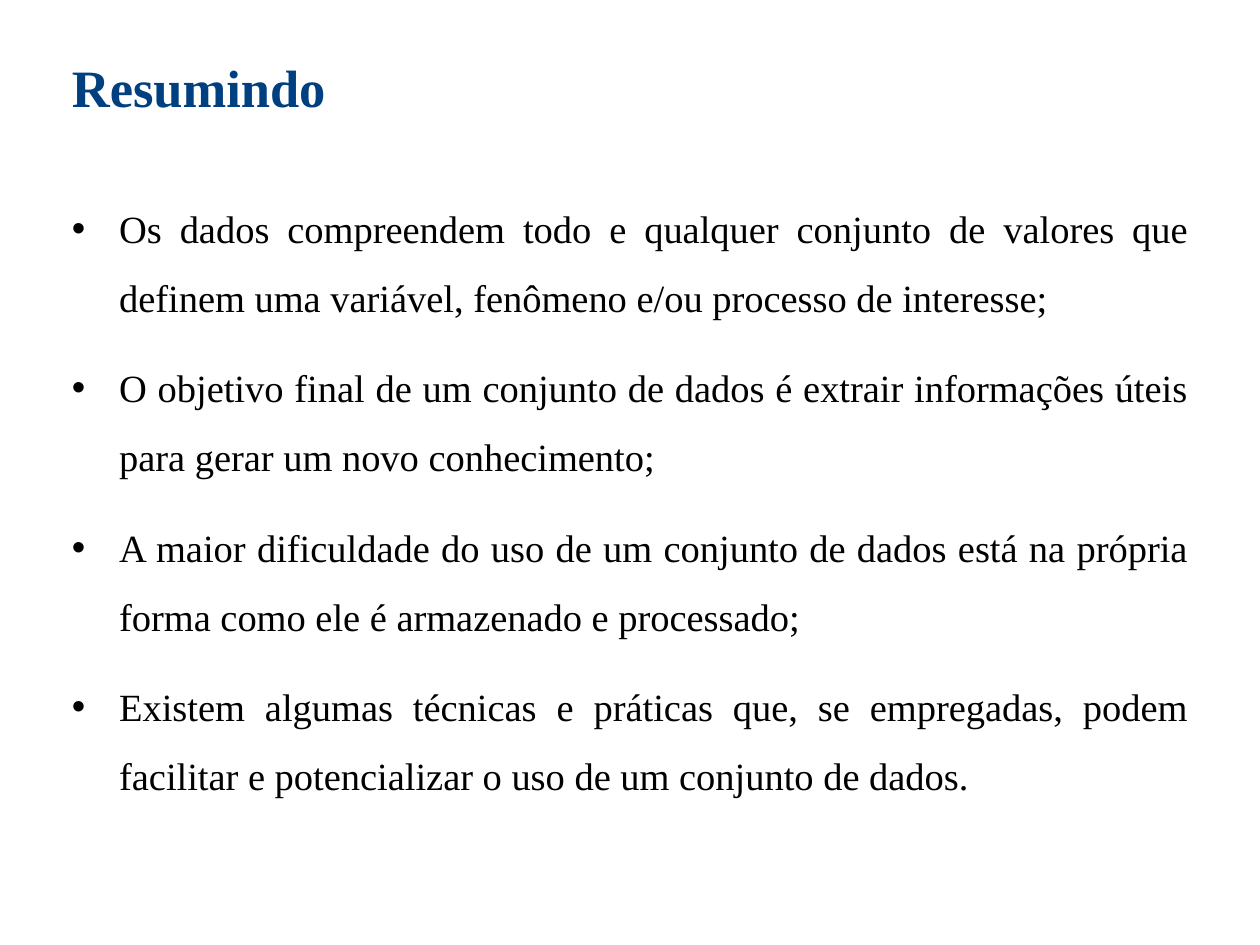
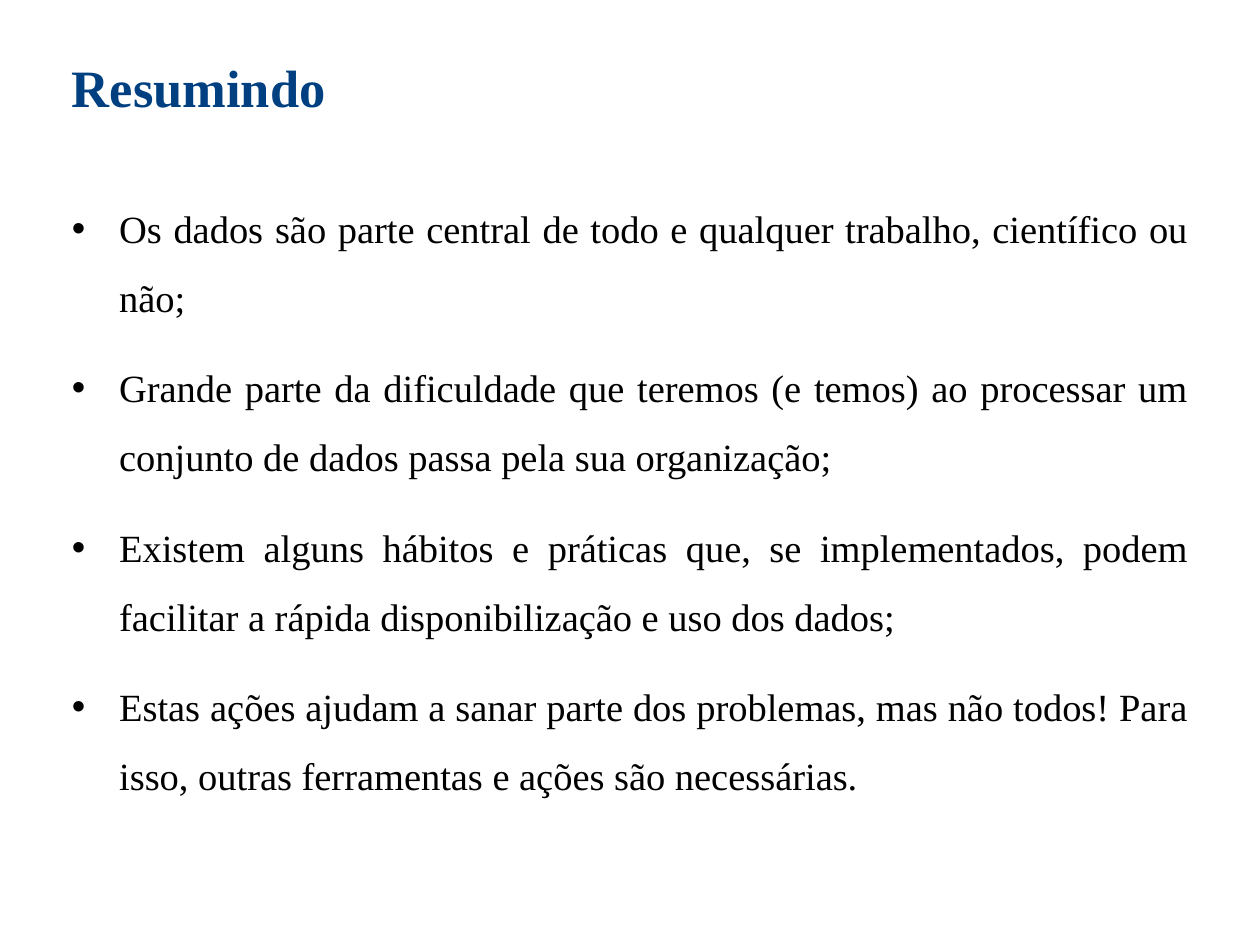
Before and after one commit to nacmarino/compartilhaR, a slide deck: slide 28 of 02 - intro/02 - a vida dos dados.pptx (slide 29 before the commit). Drawn at 1260x945 pixels with LibreOffice and Linux fonts; fonts in the diff are those of the drawing. Boxes give left, top, right and bottom in pixels: in the first picture for what was removed or moved away, otherwise in the second. Text is boxed around its words. In the diff, an @@ line names an element or a change of style, - is before the commit and + after.

```diff
--- a/02 - intro/02 - a vida dos dados.pptx
+++ b/02 - intro/02 - a vida dos dados.pptx
@@ text at box(119, 216, 1188, 799): text changed @@
-• Os dados compreendem todo e qualquer conjunto de valores que definem uma variável, fenômeno e/ou processo de interesse;
-• O objetivo final de um conjunto de dados é extrair informações úteis para gerar um novo conhecimento;
-• A maior dificuldade do uso de um conjunto de dados está na própria forma como ele é armazenado e processado;
-• Existem algumas técnicas e práticas que, se empregadas, podem facilitar e potencializar o uso de um conjunto de dados.
+• Os dados são parte central de todo e qualquer trabalho, científico ou não;
+• Grande parte da dificuldade que teremos (e temos) ao processar um conjunto de dados passa pela sua organização;
+• Existem alguns hábitos e práticas que, se implementados, podem facilitar a rápida disponibilização e uso dos dados;
+• Estas ações ajudam a sanar parte dos problemas, mas não todos! Para isso, outras ferramentas e ações são necessárias.
```
Also in this commit, not shown: 9 other slides changed, 7 slides added, 8 slides removed, 15 other files.
